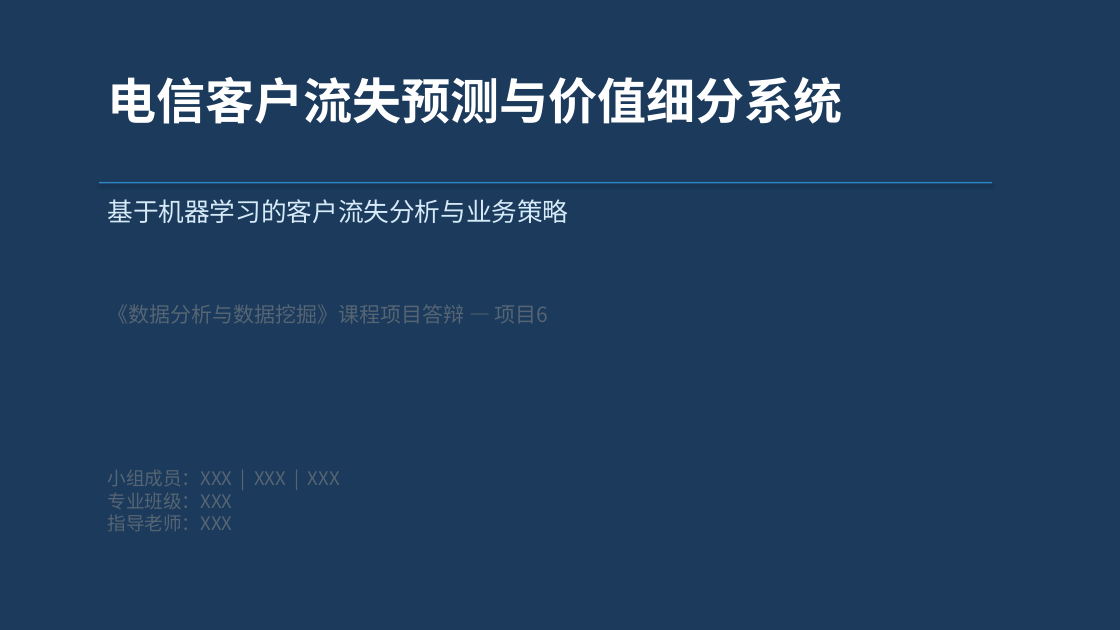
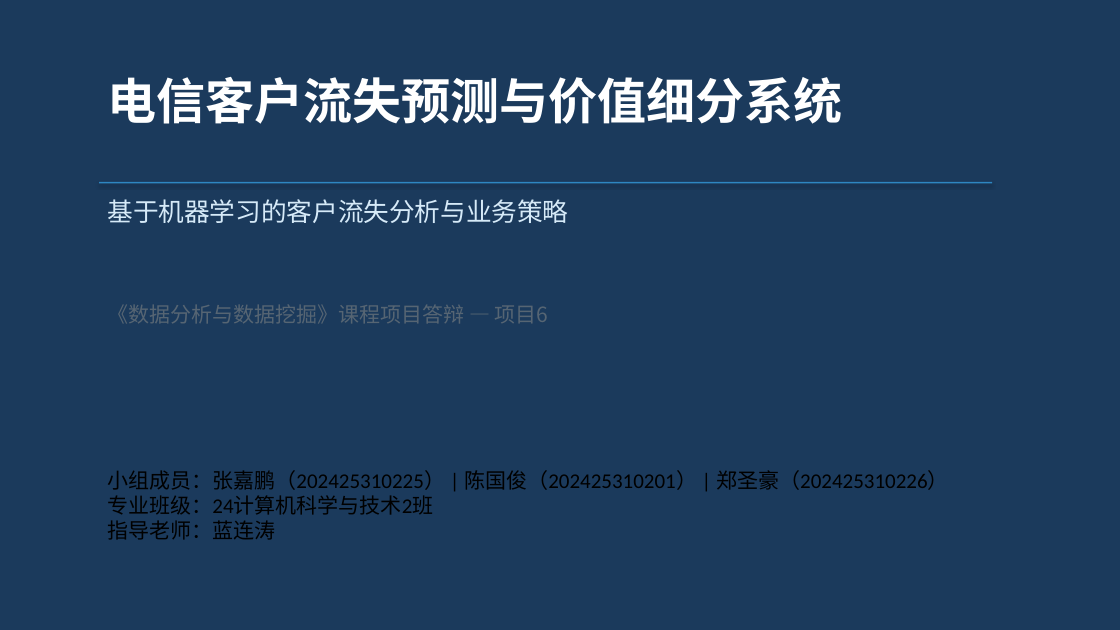
Before and after one commit to tribbleFeetLove/project6_telco_churn, a slide deck: slide 1 of 答辩PPT.pptx. Drawn at 1120x630 pixels with LibreOffice and Linux fonts; fonts in the diff are those of the drawing. Boxes give left, top, right and bottom in pixels: in the first picture for what was removed or moved away, otherwise in the second. Text is boxed around its words. In the diff, an @@ line names an element or a change of style, - is before the commit and + after.

```diff
--- a/答辩PPT.pptx
+++ b/答辩PPT.pptx
@@ text at (107,470,949,540): text changed; size 16 to 18 pt; font Noto Sans CJK SC to Calibri; text colour #566573 to #000000 @@
-小组成员：XXX | XXX | XXX
-专业班级：XXX
-指导老师：XXX
+小组成员：张嘉鹏（202425310225） | 陈国俊（202425310201） | 郑圣豪（202425310226）
+专业班级：24计算机科学与技术2班
+指导老师：蓝连涛
```
Also in this commit, not shown: 3 other files.
